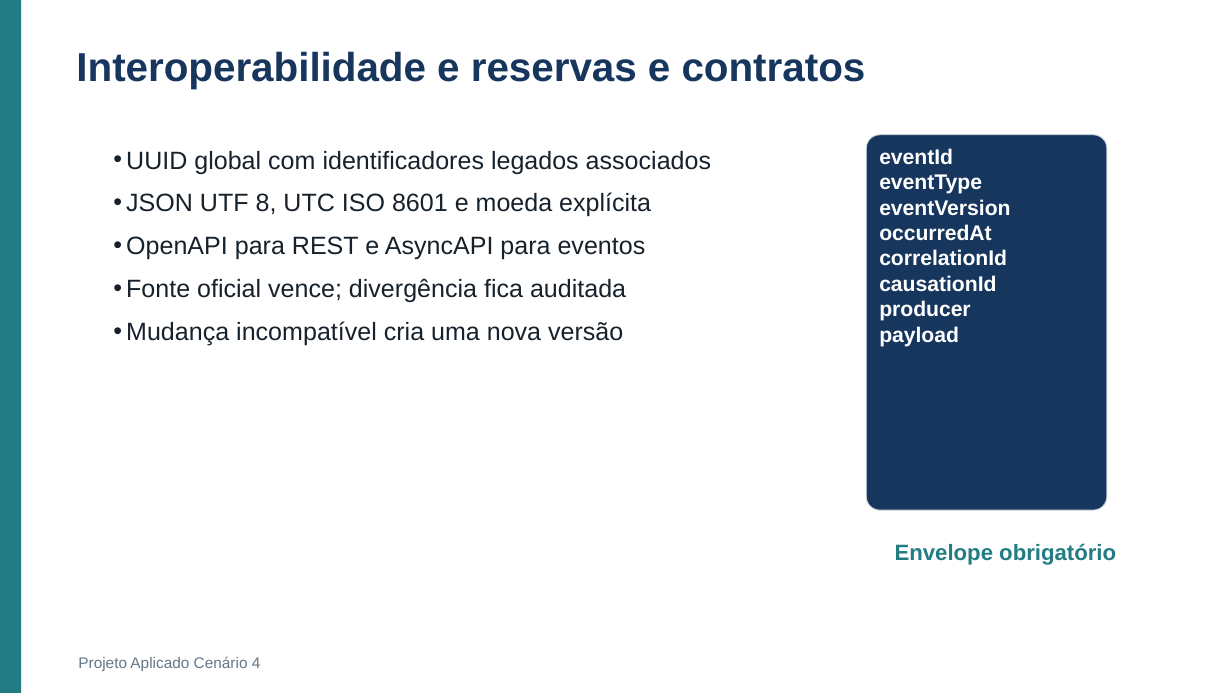
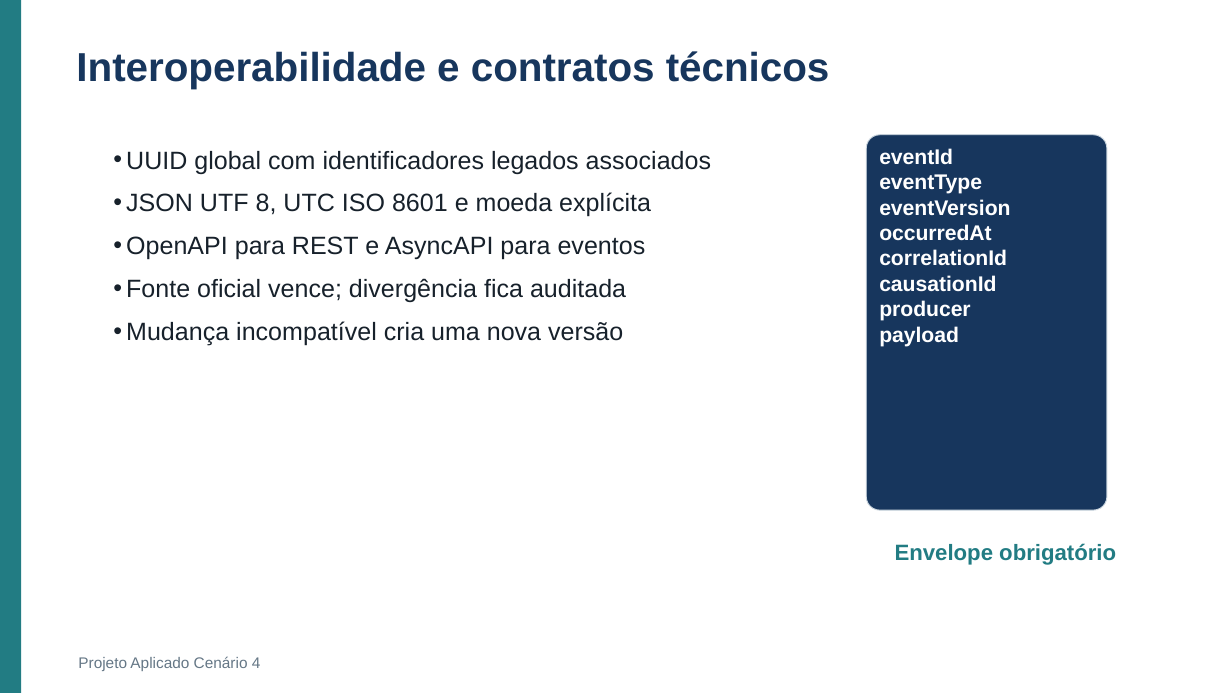
Before and after one commit to Roger-Quinelato/projetoAplicado7, a slide deck: slide 11 of output/Apresentacao_Cenario_4.pptx. Drawn at 1232x693 pixels with LibreOffice and Linux fonts; fonts in the diff are those of the drawing. Boxes give left, top, right and bottom in pixels: in the first picture for what was removed or moved away, otherwise in the second. Text is boxed around its words. In the diff, an @@ line names an element or a change of style, - is before the commit and + after.

```diff
--- a/output/Apresentacao_Cenario_4.pptx
+++ b/output/Apresentacao_Cenario_4.pptx
@@ text at (76,51,830,89): text changed @@
-Interoperabilidade e reservas e contratos
+Interoperabilidade e contratos técnicos
```
Also in this commit, not shown: 8 other slides changed, 11 other files.
